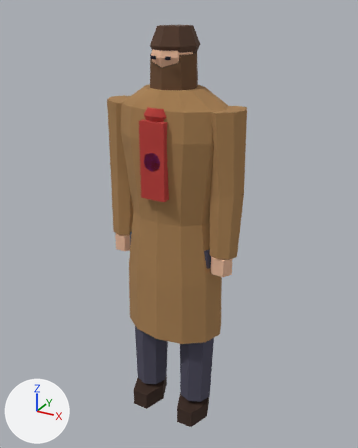
A saved change to the glTF model assets/characters/miron.glb.
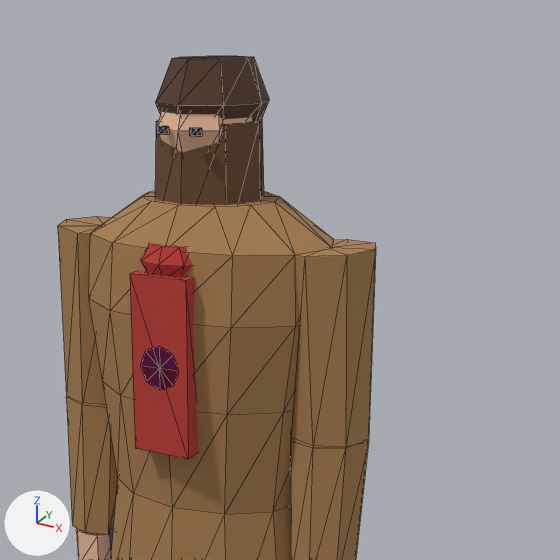
Old and new are each drawn whole from a camera (50 mm lens) standing at (0.915, -1.627, 1.773) and looking at (0.004, 0.029, 0.945) and again close up on the part from 23% to 92% of the width and 0% to 55% of the height. The axes (+X, +Y, +Z) are drawn at lower left. The lights are the same throughout. The older version's two pictures come first. The close-ups show mesh edges as thin lines. Vertices at exactly the same position are counted once.

Objects in the first close-up: 'Figure'.
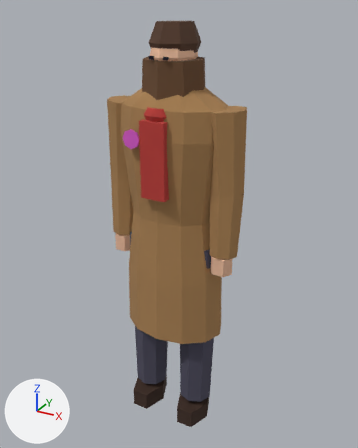
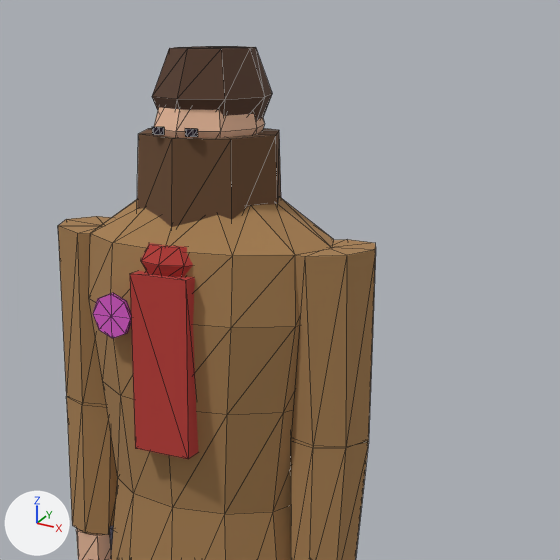
What differs and where, as boxes [x1, y1, x2, y2] in the close-ups (560 x 560 px; the box of a moved part takes in the faces that stretch with it):
'Figure', reshaped: before [58, 56, 376, 560]; after [58, 46, 376, 560]
part 1 of me_figure, moved or reshaped: before [155, 118, 264, 205]; after [137, 128, 281, 227]
part 2 of me_figure, moved or reshaped: before [155, 56, 269, 122]; after [152, 46, 272, 120]
part 3 of me_figure, moved or reshaped: before [189, 128, 202, 136]; after [185, 128, 198, 137]
part 4 of me_figure, moved or reshaped: before [156, 126, 169, 134]; after [152, 127, 164, 135]
part 5 of me_figure, moved or reshaped: before [141, 346, 179, 390]; after [93, 293, 131, 338]

Patch to the scene script:
```diff
--- a/assets/characters/miron.glb.py
+++ b/assets/characters/miron.glb.py
@@ me_figure @@
 # used by ob_figure; location = (0.0, 0.0, 0.0)
-me_figure.from_pydata(...)  # 420 vertices, 760 faces; spans x -0.29..0.29, y -0.17..0.16, z 0.04..1.71
+me_figure.from_pydata(...)  # 420 vertices, 760 faces; spans x -0.29..0.29, y -0.17..0.16, z 0.04..1.72
+# me_figure part 1: the loose piece of 18 vertices spanning x -0.09..0.09, y -0.09..0.09, z 1.44..1.62 is scaled about its middle by (1.32, 1.32, 0.8)
+# me_figure part 2: the loose piece of 26 vertices spanning x -0.08..0.08, y -0.1..0.12, z 1.58..1.71 is moved by (0.0, 0.0, 0.01)
+# me_figure part 3: the loose piece of 14 vertices spanning x 0.02..0.04, y -0.1..-0.09, z 1.61..1.62 is moved by (0.0, -0.01, 0.0)
+# me_figure part 4: the loose piece of 14 vertices spanning x -0.04..-0.02, y -0.1..-0.09, z 1.61..1.62 is moved by (0.0, -0.01, 0.0)
+# me_figure part 5: the loose piece of 18 vertices spanning x -0.04..0.04, y -0.17..-0.16, z 1.22..1.3 is moved by (-0.09, 0.0, 0.07)
 me_figure.materials.append(mat_figure_atlas)
```
